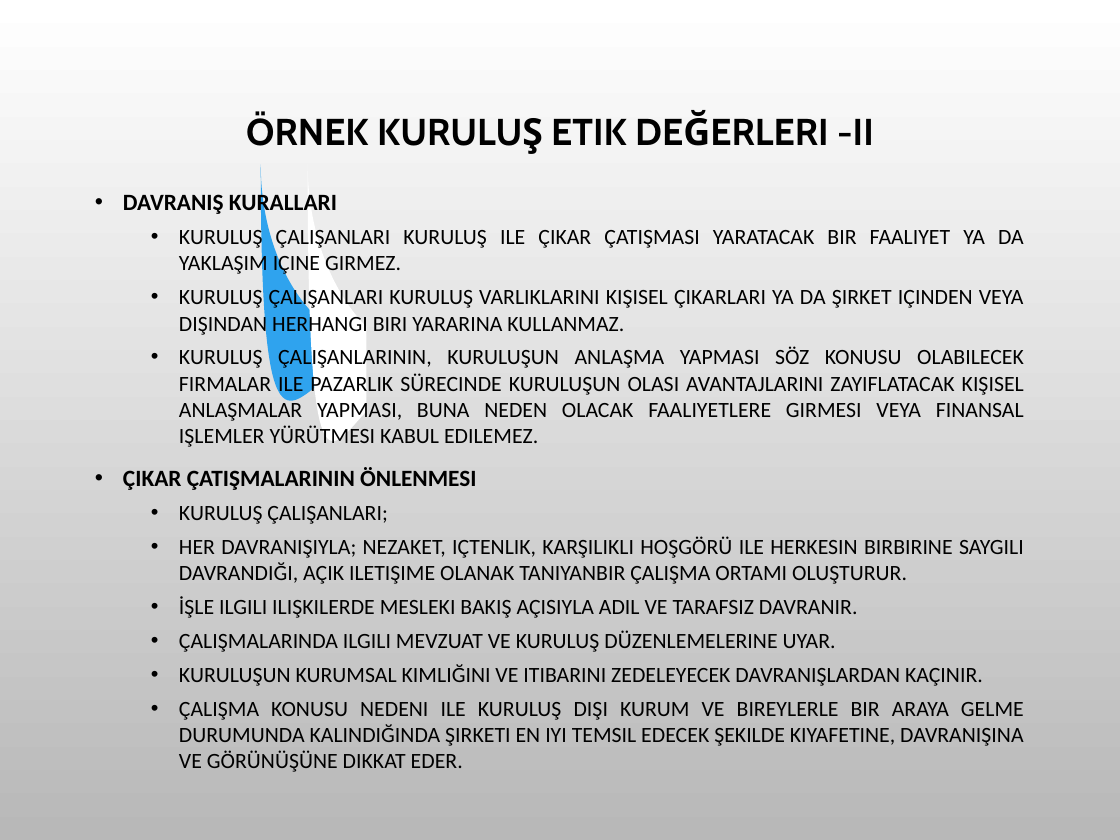
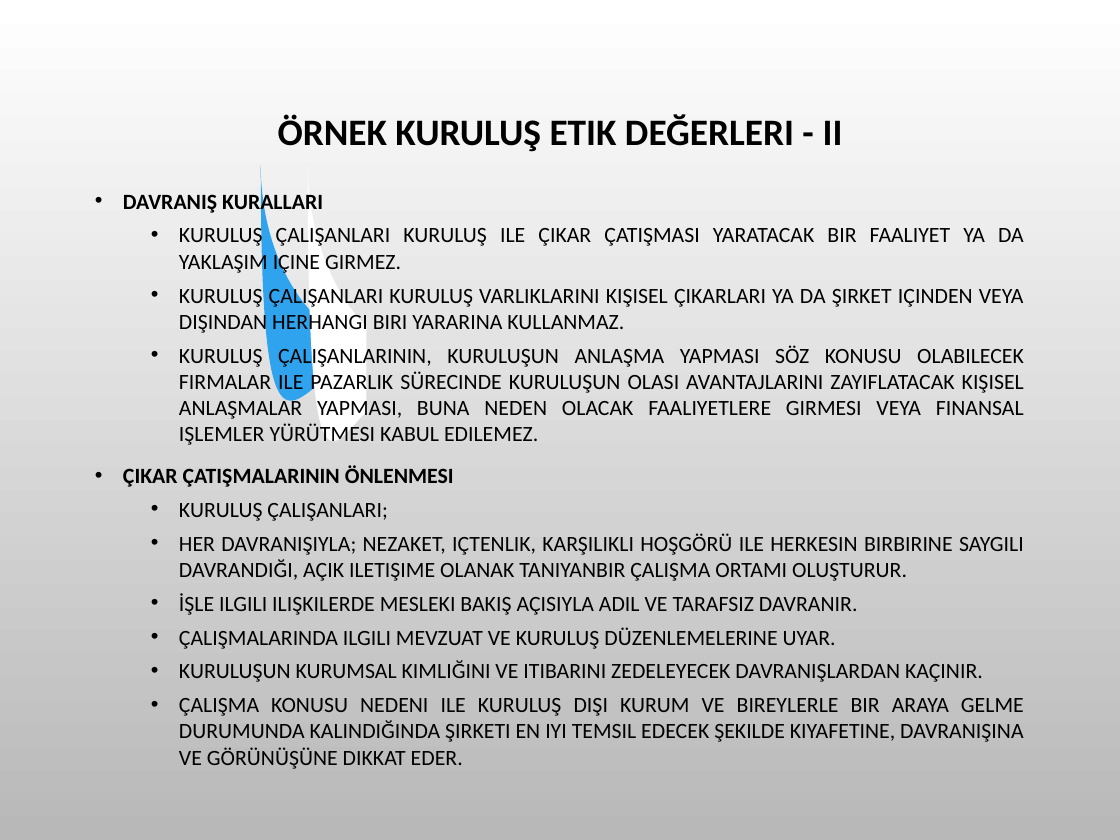
Before and after one commit to SevdanurGENC/20-21-Lecture-Notes, a slide deck: slide 23 of 4. Bolum - Meslek Etigi - Kurumsal Etik.ppt. Drawn at 1120x840 pixels with LibreOffice and Linux fonts; fonts in the diff are those of the drawing; background and template pictures are left out. Boxes give left, top, right and bottom in pixels: in the first picture for what was removed or moved away, otherwise in the second. Text is boxed around its words. In the diff, an @@ line names an element or a change of style, - is before the commit and + after.

```diff
--- a/4. Bolum - Meslek Etigi - Kurumsal Etik.ppt
+++ b/4. Bolum - Meslek Etigi - Kurumsal Etik.ppt
@@ title at [278,114,843,152]: text changed; font Cabin to Calibri @@
-ÖRNEK KURULUŞ ETIK DEĞERLERI -II
+ÖRNEK KURULUŞ ETIK DEĞERLERI - II
@@ text at [123,190,454,487]: size 15 to 14 pt in "DAVRANIŞ KURALLARI", "ÇIKAR ÇATIŞMALARININ ÖNLENMESI" @@
```
Also in this commit, not shown: 12 other slides changed.
